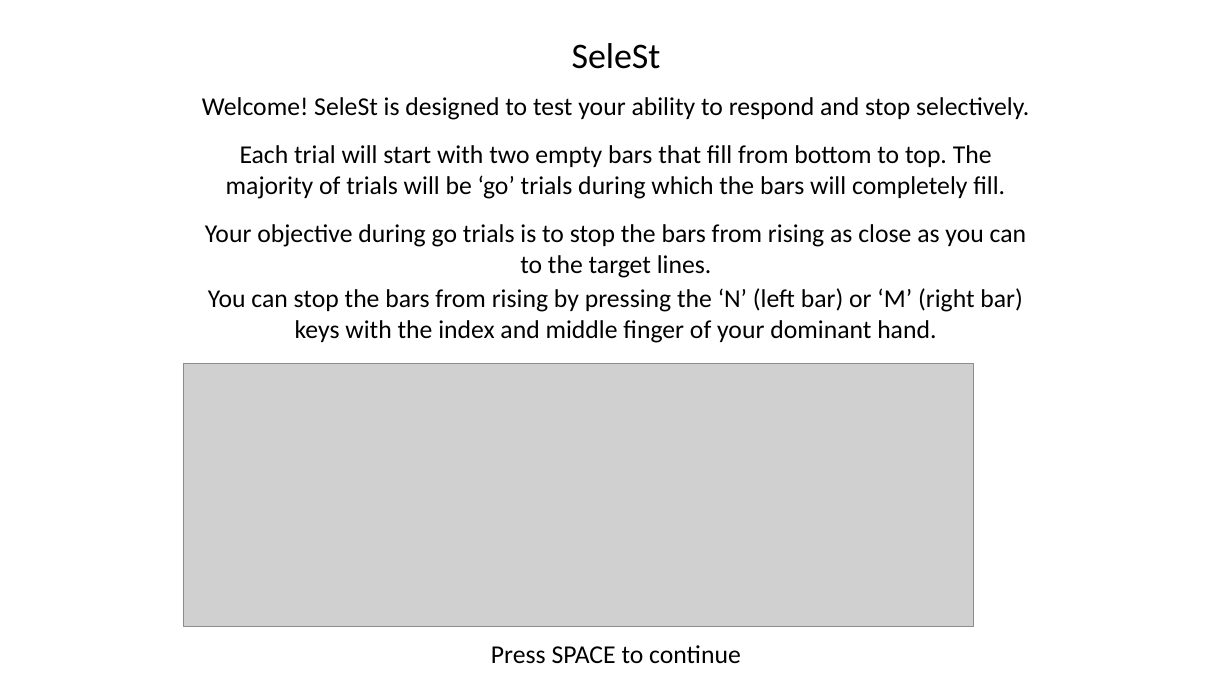
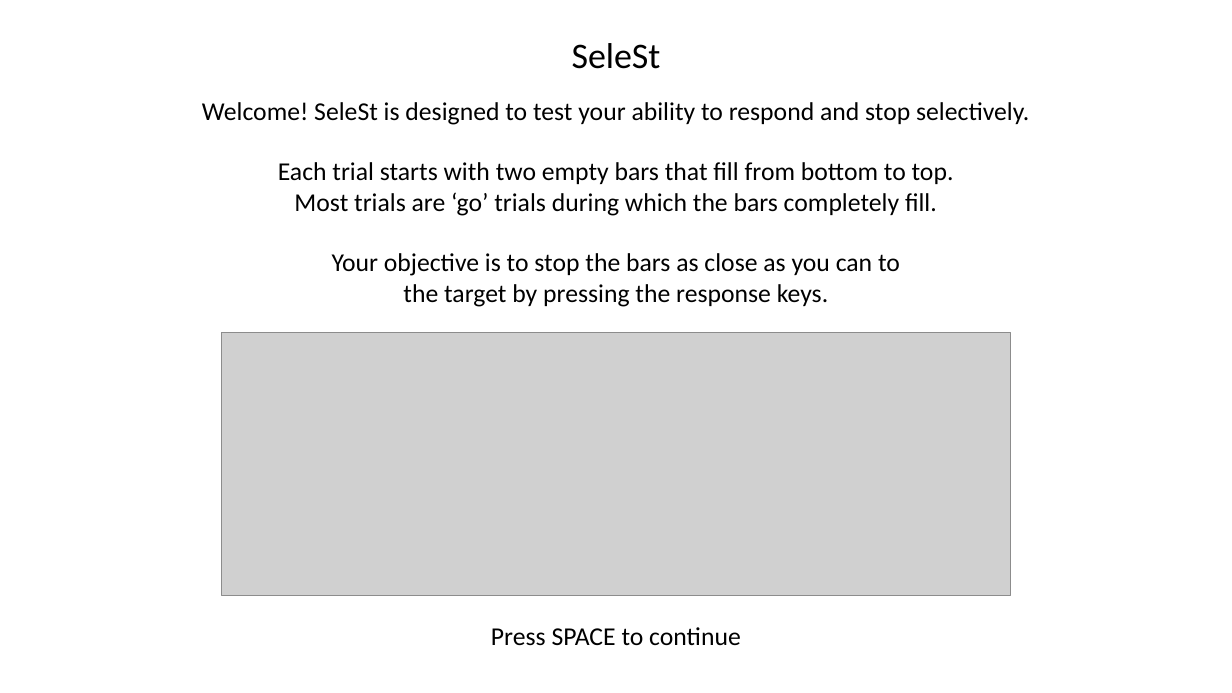
Before and after one commit to coreywadsley/SeleST, a slide deck: slide 1 of instructions/SeleSt_instruction_slides.pptx. Drawn at 1232x693 pixels with LibreOffice and Linux fonts; fonts in the diff are those of the drawing; grey boxes stand for pictures. Boxes give left, top, right and bottom in pixels: in the first picture for what was removed or moved away, otherwise in the second. Text is boxed around its words. In the diff, an @@ line names an element or a change of style, - is before the commit and + after.

```diff
--- a/instructions/SeleSt_instruction_slides.pptx
+++ b/instructions/SeleSt_instruction_slides.pptx
@@ text "Welcome! SeleSt is designed to ...": place and size @@
-text "Welcome! SeleSt is designed to ..." at box(202, 97, 1029, 120)
+text "Welcome! SeleSt is designed to ..." at box(202, 102, 1029, 125)
@@ text at box(278, 162, 954, 216): text changed @@
-Each trial will start with two empty bars that fill from bottom to top. The majority of trials will be ‘go’ trials during which the bars will completely fill.
+Each trial starts with two empty bars that fill from bottom to top. Most trials are ‘go’ trials during which the bars completely fill.
@@ text at box(332, 253, 900, 307): text changed @@
-Your objective during go trials is to stop the bars from rising as close as you can to the target lines.
+Your objective is to stop the bars as close as you can to the target by pressing the response keys.
@@ text removed at box(208, 288, 1023, 343) @@
-You can stop the bars from rising by pressing the ‘N’ (left bar) or ‘M’ (right bar) keys with the index and middle finger of your dominant hand.
@@ picture: place and size @@
-picture at box(183, 363, 973, 626)
+picture at box(221, 333, 1011, 595)
@@ text "Press SPACE to continue": place and size @@
-text "Press SPACE to continue" at box(491, 645, 741, 664)
+text "Press SPACE to continue" at box(491, 627, 741, 646)
```
Also in this commit, not shown: 7 other slides changed, 1 slide removed, 13 other files.
